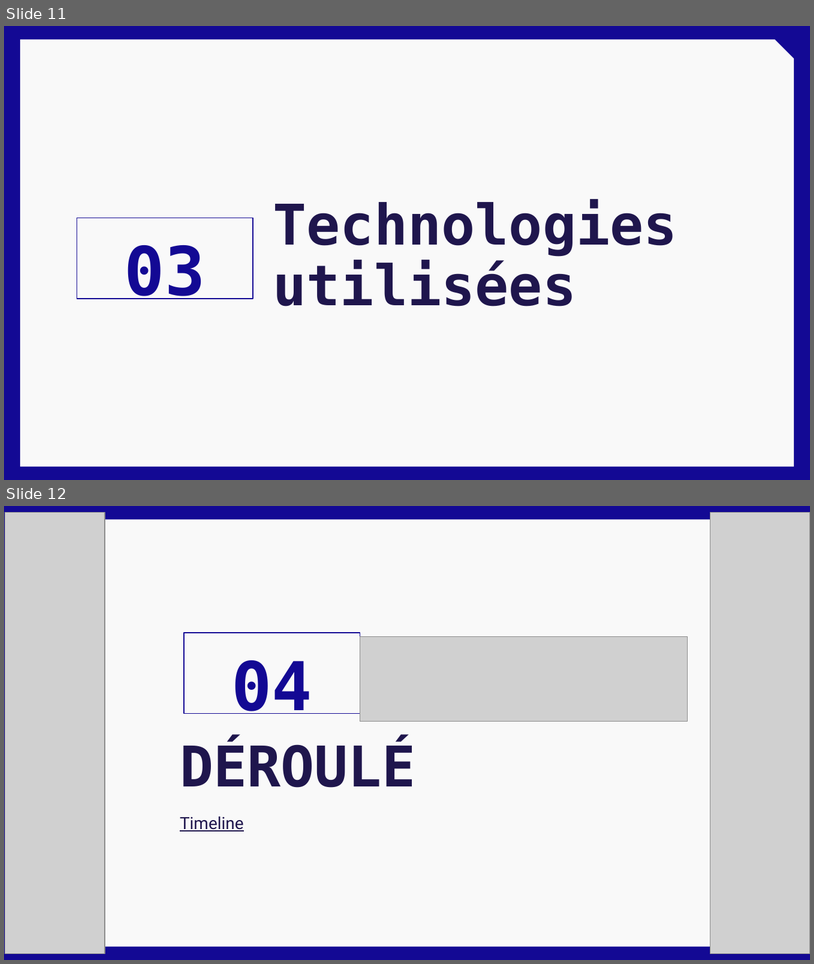
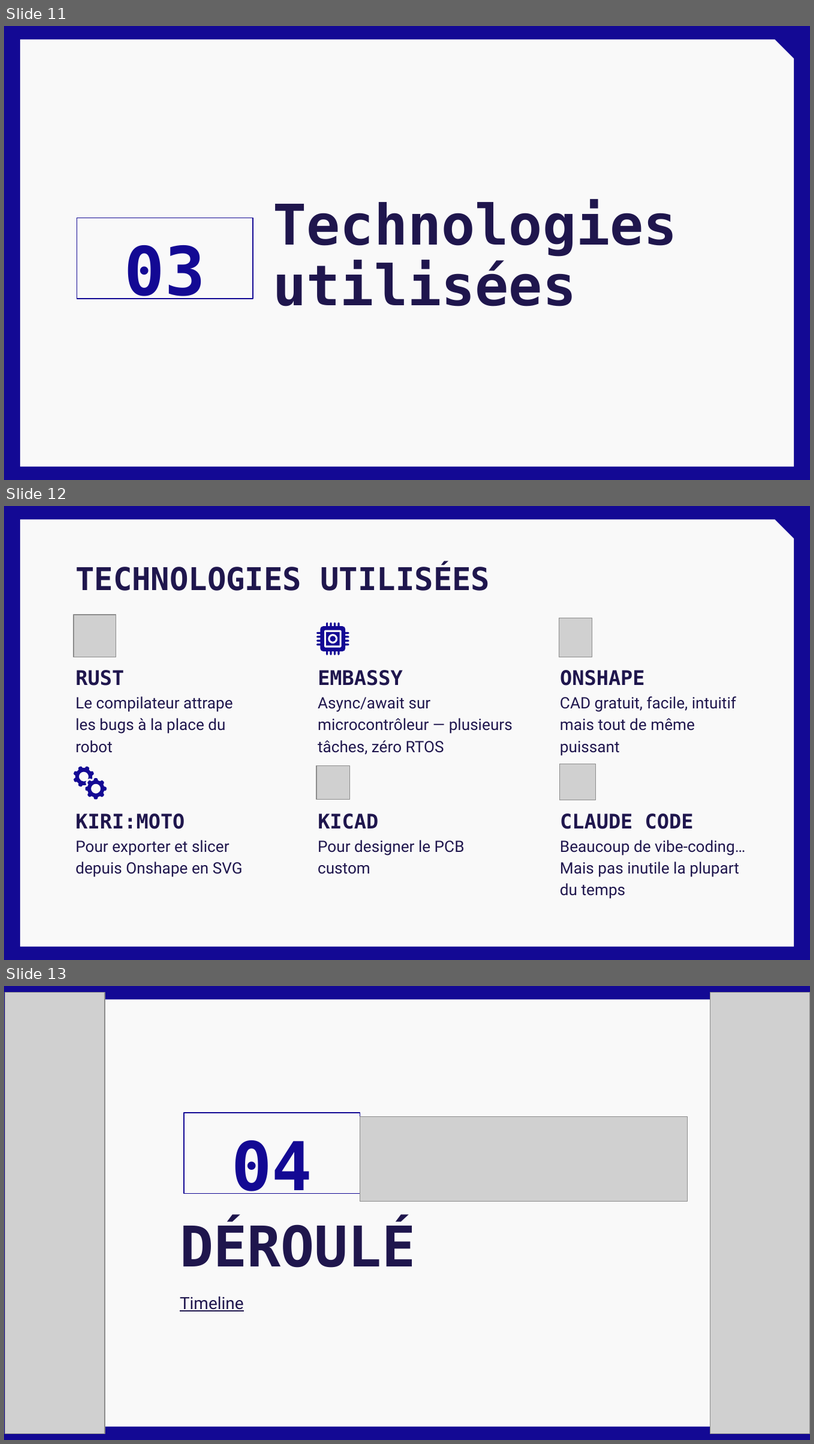
Before and after one commit to bananasmoothii/micromouse, a slide deck: Rendu/Presentation Soutenance.pptx. Shown one above the other, each under a label of ours: slides 11 and 12 before the commit, slides 11, 12 and 13 after it. The pictures are 814x964 and 814x1444 pixels, drawn with LibreOffice and Linux fonts; fonts in the diff are those of the drawing; grey boxes stand for pictures; background and template pictures are left out. Boxes give left, top, right and bottom in pixels: in the first picture for what was removed or moved away, otherwise in the second. Text is boxed around its words. In the diff, an @@ line names an element or a change of style, - is before the commit and + after.

```diff
--- a/Rendu/Presentation Soutenance.pptx
+++ b/Rendu/Presentation Soutenance.pptx
@@ slide 12 added at [4, 506, 810, 960], background #130994; not listed: 1 template element that a slide beside it also shows @@
@@ title added at [75, 565, 491, 591], 28 pt, text #1F164D, bold @@
+TECHNOLOGIES UTILISÉES
@@ picture added at [74, 615, 115, 657] @@
@@ freeform shape added at [317, 622, 350, 655], fill #130994 @@
@@ picture added at [560, 618, 593, 657] @@
@@ subtitle added at [75, 670, 124, 685], 18 pt, text #1F164D, bold @@
+RUST
@@ subtitle added at [318, 670, 403, 685], 18 pt, text #1F164D, bold @@
+EMBASSY
@@ subtitle added at [560, 670, 645, 685], 18 pt, text #1F164D, bold @@
+ONSHAPE
@@ subtitle added at [75, 696, 233, 733], 14 pt, text #1F164D @@
+Le compilateur attrape les bugs à la place du robot
@@ subtitle added at [318, 697, 513, 754], 14 pt, text #1F164D @@
+Async/await sur microcontrôleur — plusieurs tâches, zéro RTOS
@@ subtitle added at [560, 696, 737, 756], 14 pt, text #1F164D @@
+CAD gratuit, facile, intuitif mais tout de même puissant
@@ freeform shape added at [74, 766, 107, 799], fill #130994 @@
@@ picture added at [317, 766, 350, 799] @@
@@ picture added at [560, 764, 595, 799] @@
@@ subtitle added at [75, 813, 185, 829], 18 pt, text #1F164D, bold @@
+KIRI:MOTO
@@ subtitle added at [318, 813, 378, 829], 18 pt, text #1F164D, bold @@
+KICAD
@@ subtitle added at [560, 813, 694, 829], 18 pt, text #1F164D, bold @@
+CLAUDE CODE
@@ subtitle added at [75, 840, 243, 877], 14 pt, text #1F164D @@
+Pour exporter et slicer depuis Onshape en SVG
@@ subtitle added at [318, 840, 465, 874], 14 pt, text #1F164D @@
+Pour designer le PCB custom
@@ subtitle added at [560, 840, 746, 898], 14 pt, text #1F164D @@
+Beaucoup de vibe-coding… Mais pas inutile la plupart du temps
@@ what was slide 12 is now slide 13 @@
```
Also in this commit, not shown: 1 other slide added.
